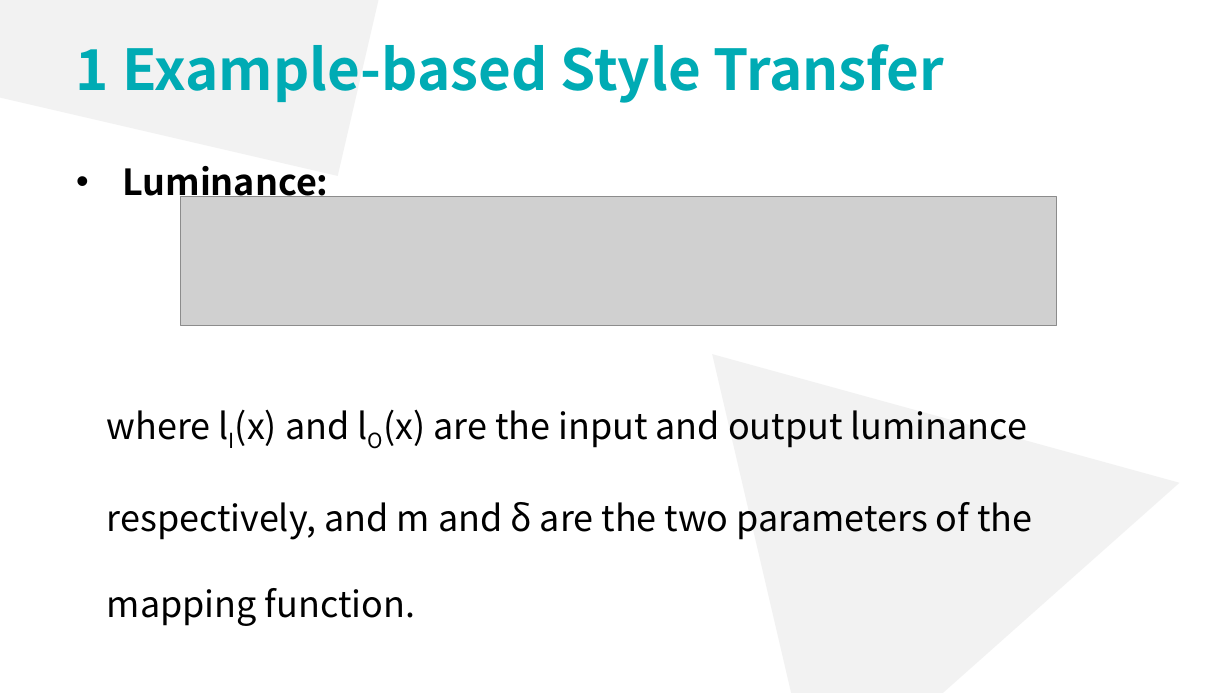
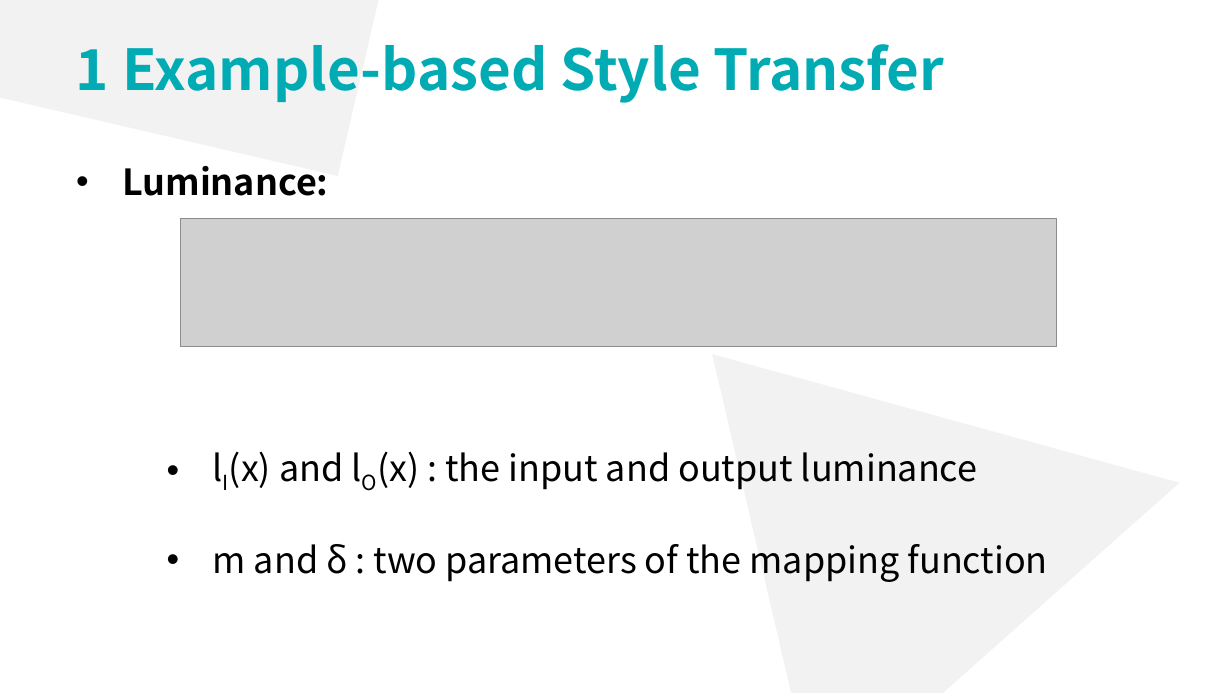
Before and after one commit to lsyoath/sheepy, a slide deck: slide 26 of ComputerVision.pptx (slide 27 before the commit). Drawn at 1232x693 pixels with LibreOffice and Linux fonts; fonts in the diff are those of the drawing; grey boxes stand for pictures. Boxes give left, top, right and bottom in pixels: in the first picture for what was removed or moved away, otherwise in the second. Text is boxed around its words. In the diff, an @@ line names an element or a change of style, - is before the commit and + after.

```diff
--- a/ComputerVision.pptx
+++ b/ComputerVision.pptx
@@ picture: place and size @@
-picture at (181, 197, 1057, 325)
+picture at (181, 218, 1057, 347)
@@ text at (213, 451, 1048, 582): text changed @@
-where lI(x) and lO(x) are the input and output luminance
-respectively, and m and δ are the two parameters of the
-mapping function.
+• lI(x) and lO(x) : the input and output luminance
+• m and δ : two parameters of the mapping function
```
Also in this commit, not shown: 5 other slides changed, 9 slides added, 1 slide removed, 1 other file.
